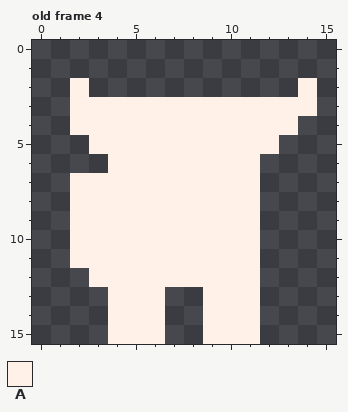
Pixel-art file, stored at assets/images/stcs.ase. Above is the file before it was changed.
16x16 pixels, 5 frames. Shown: old frame 4. The commit also changed other frames, which this record leaves out.
Palette (. is transparent): A #fff1e8
Pixels before, old frame 4, first column x 2:
 2 A...........A
 3 AAAAAAAAAAAAA
 4 AAAAAAAAAAAA.
 5 .AAAAAAAAAA..
 6 ..AAAAAAAA...
 7 AAAAAAAAAA...
 8 AAAAAAAAAA...
 9 AAAAAAAAAA...
10 AAAAAAAAAA...
11 AAAAAAAAAA...
12 .AAAAAAAAA...
13 ..AAA..AAA...
14 ..AAA..AAA...
15 ..AAA..AAA...
The result:
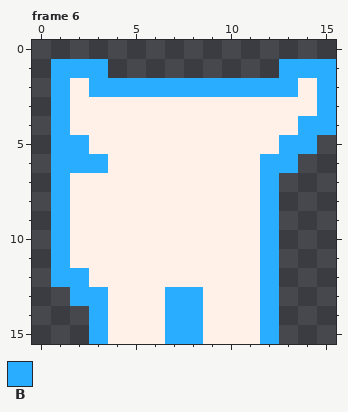
Colours new in this view: B #29adff
A new or re-ordered frame is compared with the old frame closest to it.
The exact change:
frames 5 -> 7
Frame 6 is new; against old frame 4:
y 1: x 1..3 ... -> BBB; x 13..15 ... -> BBB
y 2: x 1 . -> B; x 3..13 ........... -> BBBBBBBBBBB; x 15 . -> B
y 3: x 1 . -> B; x 15 . -> B
y 4: x 1 . -> B; x 14..15 .. -> BB
y 5: x 1..2 .. -> BB; x 13..14 .. -> BB
y 6: x 1..3 ... -> BBB; x 12..13 .. -> BB
y 7..11: x 1 . -> B; x 12 . -> B
y 12: x 1..2 .. -> BB; x 12 . -> B
y 13: x 2..3 .. -> BB; x 7..8 .. -> BB; x 12 . -> B
y 14..15: x 3 . -> B; x 7..8 .. -> BB; x 12 . -> B
